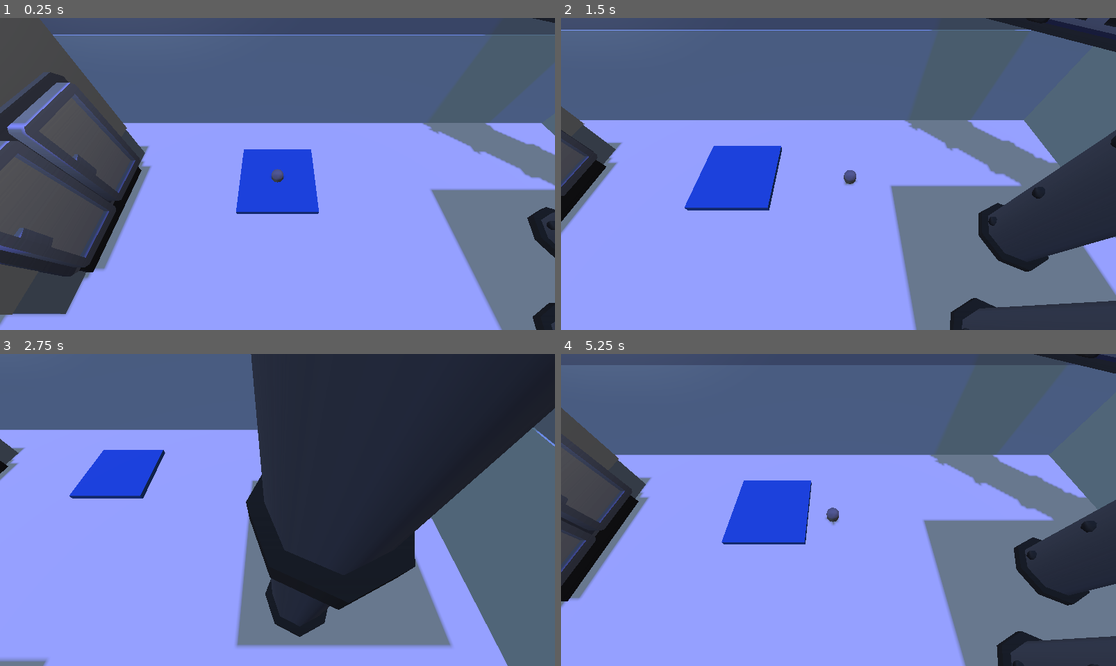
Above: before the commit, frames 1-4 (two rows, left to right).
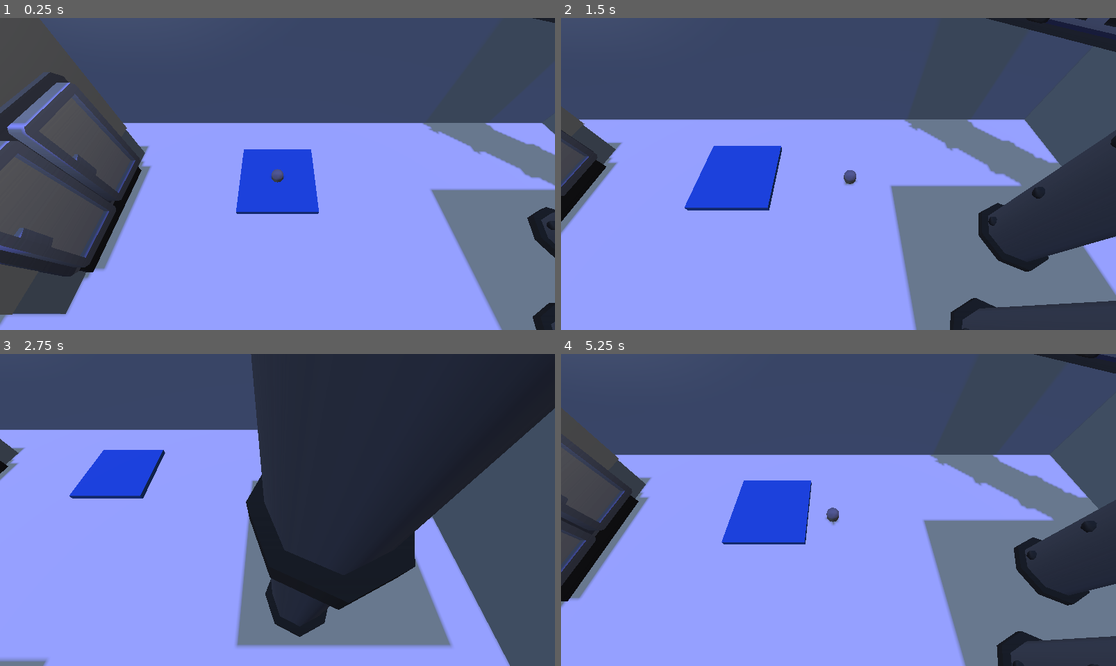
Above: after the commit, the same moments.

Repository: Devansh-Ruia/small-fry
Game: Godot game, scene res://rooms/room_01.tscn
Two runs of this game, one before a commit and one after it. Both use one fixed random seed, a clock stepped at 60 frames per second and the inputs below.
Inputs:
- Up to frame 1 (0.25 s): no input
- Up to frame 2 (1.5 s): tap Enter at 0.5 s; hold D (move_right) 0.53-1.28 s; hold Shift (run) 0.53-1.28 s; tap Space (jump) at 0.77 s; hold S (move_back) from 1.28 s (still down); tap Shift (run) at 1.35 s
- Up to frame 3 (2.75 s): tap Space (jump) at 1.52 s; release S (move_back) at 2.03 s; hold D (move_right) from 2.03 s (still down); hold Shift (run) from 2.03 s (still down)
- Up to frame 4 (5.25 s): release D (move_right) at 2.78 s; release Shift (run) at 2.78 s; hold W (move_forward) 2.78-3.53 s; tap Shift (run) at 2.85, 4.35 s; tap Space (jump) at 3.02, 3.77, 4.52 s; hold Shift (run) 3.53-4.28 s; hold A (move_left) 3.53-5.03 s; hold S (move_back) from 5.03 s (still down); hold Shift (run) from 5.03 s (still down)

The runs differ from the first frame. In frame 1, 20% of the frame differs, in the area x 9-100%, y 5-38%; in frame 2, 22%; in frame 3, 11%; in frame 4, 23%, in the area x 0-100%, y 3-47%.

Commit message:
Add footstep sound effects and import configurations
- Added footstepmouse_A.mp3 and its import configuration.
- Added footstepmouse_B.mp3 and its import configuration.
- Both audio files are set to not loop and have default parameters for BPM and beat count.

Diff:
--- a/project.godot
+++ b/project.godot
@@ -13,6 +13,10 @@
 config/name="small fry"
 run/main_scene="res://rooms/room_01.tscn"
 config/features=PackedStringArray("4.7", "GL Compatibility")
+
+[autoload]
+
+AudioManager="*res://soundtrack/audio_manager.gd"
 
 [input]
 
@@ -51,10 +55,6 @@
 ]
 }
 
-[autoload]
-
-AudioManager="*res://soundtrack/audio_manager.gd"
-
 [rendering]
 
 renderer/rendering_method="gl_compatibility"
--- a/rooms/room_01.tscn
+++ b/rooms/room_01.tscn
@@ -113,71 +113,35 @@
 size = Vector3(14, 4, 0.5)
 material = SubResource("StandardMaterial3D_ndj1q")
 
-[node name="WallNorth" type="CSGBox3D" parent="WallNorth" unique_id=1397097426 groups=["occluder"]]
-transform = Transform3D(1, 0, 0, 0, 1, 0, 0, 0, 1, 0, -2.026253, -0.022838593)
-use_collision = true
-size = Vector3(14, 4, 0.5)
-material = SubResource("StandardMaterial3D_c3uso")
-
 [node name="WallSouth" type="CSGBox3D" parent="." unique_id=340040545 groups=["occluder"]]
 transform = Transform3D(1, 0, 0, 0, 1, 0, 0, 0, 1, 0, 2, -7)
 use_collision = true
 size = Vector3(14, 4, 0.5)
 material = SubResource("StandardMaterial3D_xguks")
 
-[node name="WallSouth" type="CSGBox3D" parent="WallSouth" unique_id=296256148 groups=["occluder"]]
-transform = Transform3D(1, 0, 0, 0, 1, 0, 0, 0, 1, 0, -2.026991, 0.01735115)
-use_collision = true
-size = Vector3(14, 4, 0.5)
-material = SubResource("StandardMaterial3D_wukxh")
-
 [node name="WallEast" type="CSGBox3D" parent="." unique_id=1525574815 groups=["occluder"]]
 transform = Transform3D(1, 0, 0, 0, 1, 0, 0, 0, 1, 6.999267, 2.0000014, -0.0014896393)
 use_collision = true
 size = Vector3(0.5, 4, 14)
 material = SubResource("StandardMaterial3D_2at5u")
 
-[node name="WallEast" type="CSGBox3D" parent="WallEast" unique_id=78467819 groups=["occluder"]]
-transform = Transform3D(1, 0, 0, 0, 1, 0, 0, 0, 1, -0.031455994, -2.0215282, -4.7683716e-07)
-use_collision = true
-size = Vector3(0.5, 4, 14)
-material = SubResource("StandardMaterial3D_csjb1")
-
 [node name="WallWest" type="CSGBox3D" parent="." unique_id=1392249348 groups=["occluder"]]
 transform = Transform3D(1, 0, 0, 0, 1, 0, 0, 0, 1, -7, 2, 0)
 use_collision = true
 size = Vector3(0.5, 4, 14)
 material = SubResource("StandardMaterial3D_kany5")
 
-[node name="WallWest" type="CSGBox3D" parent="WallWest" unique_id=154989459 groups=["occluder"]]
-transform = Transform3D(1, 0, 0, 0, 1, 0, 0, 0, 1, 0.021453857, -2.0256987, 0.002147317)
-use_collision = true
-size = Vector3(0.5, 4, 14)
-material = SubResource("StandardMaterial3D_hlhbj")
-
-[node name="DivideRight" type="CSGBox3D" parent="." unique_id=1684030135 groups=["occluder"]]
-transform = Transform3D(1, 0, 0, 0, 1, 0, 0, 0, 1, 3.9158719, 2.002159, 0.0003247261)
-use_collision = true
-size = Vector3(6.1729493, 4, 0.5)
+[node name="DivideLeft" type="CSGBox3D" parent="." groups=["occluder"]]
+transform = Transform3D(1, 0, 0, 0, 1, 0, 0, 0, 1, -3.6, 2, 0)
+use_collision = true
+size = Vector3(6.8, 4, 0.5)
+material = SubResource("StandardMaterial3D_ykfov")
+
+[node name="DivideRight" type="CSGBox3D" parent="." groups=["occluder"]]
+transform = Transform3D(1, 0, 0, 0, 1, 0, 0, 0, 1, 3.6, 2, 0)
+use_collision = true
+size = Vector3(6.8, 4, 0.5)
 material = SubResource("StandardMaterial3D_a5cau")
-
-[node name="DivideRight" type="CSGBox3D" parent="DivideRight" unique_id=2110553678 groups=["occluder"]]
-transform = Transform3D(1, 0, 0, 0, 1, 0, 0, 0, 1, -0.013110161, -2.0241618, 0.0055236816)
-use_collision = true
-size = Vector3(6.8, 4, 0.5492554)
-material = SubResource("StandardMaterial3D_2qjcs")
-
-[node name="DivideLeft" type="CSGBox3D" parent="." unique_id=870469222 groups=["occluder"]]
-transform = Transform3D(1, 0, 0, 0, 1, 0, 0, 0, 1, -3.9459026, 2, 0.002124548)
-use_collision = true
-size = Vector3(6.1109376, 4, 0.5)
-material = SubResource("StandardMaterial3D_ykfov")
-
-[node name="DivideRight" type="CSGBox3D" parent="DivideLeft" unique_id=970875159 groups=["occluder"]]
-transform = Transform3D(1, 0, 0, 0, 1, 0, 0, 0, 1, 0.01658535, -2.0241618, 0.0055236816)
-use_collision = true
-size = Vector3(6.8, 4, 0.5492554)
-material = SubResource("StandardMaterial3D_2qjcs")
 
 [node name="ImmovableBox" type="CSGBox3D" parent="." unique_id=878234970]
 transform = Transform3D(1, 0, 0, 0, 1, 0, 0, 0, 1, 0.45740455, 0.4443792, -1.347004)
@@ -276,16 +240,16 @@
 target = NodePath("../Player")
 respawn_point = NodePath("../RespawnPoint")
 
-[node name="freezers-standing2" parent="." unique_id=1842537747 instance=ExtResource("3_l6miq")]
+[node name="freezers-standing2" parent="." unique_id=1842537747 instance=ExtResource("3_l6miq") groups=["occluder"]]
 transform = Transform3D(-9.5979125e-08, 0, 1.8257449, 0, 2.3616118, 0, -2.1957464, 0, -7.9805844e-08, -2.7504492, -0.0035908818, 3.2491908)
 
-[node name="freezers-standing3" parent="." unique_id=1663434530 instance=ExtResource("3_l6miq")]
+[node name="freezers-standing3" parent="." unique_id=1663434530 instance=ExtResource("3_l6miq") groups=["occluder"]]
 transform = Transform3D(-9.5979125e-08, 0, -1.8257449, 0, 2.3616118, 0, 2.1957464, 0, -7.9805844e-08, 2.5144978, -0.0035908818, 4.035033)
 
-[node name="freezers-standing4" parent="." unique_id=208726639 instance=ExtResource("3_l6miq")]
+[node name="freezers-standing4" parent="." unique_id=208726639 instance=ExtResource("3_l6miq") groups=["occluder"]]
 transform = Transform3D(-9.5979125e-08, 0, 1.8257447, 0, 2.361612, 0, -2.1957464, 0, -7.980584e-08, -2.7081466, -0.0035908818, -4.2616863)
 
-[node name="freezers-standing5" parent="." unique_id=1688566719 instance=ExtResource("3_l6miq")]
+[node name="freezers-standing5" parent="." unique_id=1688566719 instance=ExtResource("3_l6miq") groups=["occluder"]]
 transform = Transform3D(-9.5979125e-08, 0, 1.8257447, 0, 2.361612, 0, -2.1957464, 0, -7.980584e-08, -2.7081466, 3.354077, -4.2616863)
 
 [node name="Lights" type="Node" parent="." unique_id=266752622]
@@ -302,91 +266,91 @@
 transform = Transform3D(1, 0, 0, 0, 0.0146475155, 0.9998928, 0, -0.9998927, 0.014647516, 1.8954477, 3.3060527, 4.125614)
 area_size = Vector2(0.6627259, 2.5316567)
 
-[node name="pipe-large-long3" parent="." unique_id=226418404 instance=ExtResource("4_11117")]
+[node name="pipe-large-long3" parent="." unique_id=226418404 instance=ExtResource("4_11117") groups=["occluder"]]
 transform = Transform3D(-5.246275e-08, 0, -1.0150806, 0, 1.1275644, 0, 1.2002078, 0, -4.437058e-08, 4.2817755, 2.3334715, 1.363089)
 
-[node name="pipe-large-long5" parent="." unique_id=46072765 instance=ExtResource("4_11117")]
+[node name="pipe-large-long5" parent="." unique_id=46072765 instance=ExtResource("4_11117") groups=["occluder"]]
 transform = Transform3D(2.2932197e-15, 4.9287408e-08, -1.0150806, 1.2002078, -4.9287408e-08, 0, -5.246275e-08, -1.1275644, -4.437058e-08, 3.9486065, 1.186913, -1.7379609)
 
-[node name="pipe-large-long6" parent="." unique_id=103020421 instance=ExtResource("4_11117")]
+[node name="pipe-large-long6" parent="." unique_id=103020421 instance=ExtResource("4_11117") groups=["occluder"]]
 transform = Transform3D(2.2932197e-15, 4.9287408e-08, -1.0150806, 1.2002078, -4.9287408e-08, 0, -5.246275e-08, -1.1275644, -4.437058e-08, 3.9486065, 3.531023, -1.7379609)
 
-[node name="pipe-large-long7" parent="." unique_id=1092887706 instance=ExtResource("4_11117")]
+[node name="pipe-large-long7" parent="." unique_id=1092887706 instance=ExtResource("4_11117") groups=["occluder"]]
 transform = Transform3D(2.2932197e-15, 4.9287408e-08, -1.0150806, 1.2002078, -4.9287408e-08, 0, -5.246275e-08, -1.1275644, -4.437058e-08, 4.9153986, 1.1869128, -3.2159638)
 
-[node name="pipe-large-long8" parent="." unique_id=1287100172 instance=ExtResource("4_11117")]
+[node name="pipe-large-long8" parent="." unique_id=1287100172 instance=ExtResource("4_11117") groups=["occluder"]]
 transform = Transform3D(2.2932197e-15, 4.9287408e-08, -1.0150806, 1.2002078, -4.9287408e-08, 0, -5.246275e-08, -1.1275644, -4.437058e-08, 4.9153986, 3.5310228, -3.2159638)
 
-[node name="pipe-large-long4" parent="." unique_id=1764588888 instance=ExtResource("4_11117")]
+[node name="pipe-large-long4" parent="." unique_id=1764588888 instance=ExtResource("4_11117") groups=["occluder"]]
 transform = Transform3D(-5.2462735e-08, 0, 1.0150806, 0, 1.1275642, 0, -1.2002075, 0, -4.437058e-08, -4.335786, 2.6722057, -1.4502509)
 
-[node name="pipe-large-long9" parent="." unique_id=949323564 instance=ExtResource("4_11117")]
+[node name="pipe-large-long9" parent="." unique_id=949323564 instance=ExtResource("4_11117") groups=["occluder"]]
 transform = Transform3D(-5.2462735e-08, 0, 1.0150806, 0, 1.1275642, 0, -1.2002075, 0, -4.437058e-08, -4.335786, 2.6722057, 1.419452)
 
-[node name="machine-fortified2" parent="." unique_id=1039099677 instance=ExtResource("5_dhk51")]
+[node name="machine-fortified2" parent="." unique_id=1039099677 instance=ExtResource("5_dhk51") groups=["occluder"]]
 transform = Transform3D(-4.371139e-08, 0, 1, 0, 1, 0, -1, 0, -4.371139e-08, 0.028345585, 1.1990472, 0.12114)
 
-[node name="conveyor2" parent="." unique_id=585330958 instance=ExtResource("6_r1ded")]
+[node name="conveyor2" parent="." unique_id=585330958 instance=ExtResource("6_r1ded") groups=["occluder"]]
 transform = Transform3D(-4.371139e-08, 0, 1, 0, 1, 0, -1, 0, -4.371139e-08, 0.031766936, 0.9642234, 0.12127864)
 
-[node name="conveyor3" parent="." unique_id=1576634489 instance=ExtResource("6_r1ded")]
+[node name="conveyor3" parent="." unique_id=1576634489 instance=ExtResource("6_r1ded") groups=["occluder"]]
 transform = Transform3D(-4.371139e-08, 0, 1, 0, 1, 0, -1, 0, -4.371139e-08, 0.031766936, 0.9642234, -0.94750714)
 
-[node name="conveyor4" parent="." unique_id=787534848 instance=ExtResource("6_r1ded")]
+[node name="conveyor4" parent="." unique_id=787534848 instance=ExtResource("6_r1ded") groups=["occluder"]]
 transform = Transform3D(-4.371139e-08, 0, 1, 0, 1, 0, -1, 0, -4.371139e-08, 0.031766936, 0.9642234, 1.2387612)
 
-[node name="conveyor-bars-fence2" parent="." unique_id=1124725981 instance=ExtResource("7_6peq8")]
+[node name="conveyor-bars-fence2" parent="." unique_id=1124725981 instance=ExtResource("7_6peq8") groups=["occluder"]]
 transform = Transform3D(-4.371139e-08, 0, 1, 0, 1, 0, -1, 0, -4.371139e-08, 0.008761823, 0.86652005, -0.933018)
 
-[node name="conveyor-bars-fence3" parent="." unique_id=139755733 instance=ExtResource("7_6peq8")]
+[node name="conveyor-bars-fence3" parent="." unique_id=139755733 instance=ExtResource("7_6peq8") groups=["occluder"]]
 transform = Transform3D(-4.371139e-08, 0, 1, 0, 1, 0, -1, 0, -4.371139e-08, 0.008761823, 0.86652005, -0.009909093)
 
-[node name="conveyor6" parent="." unique_id=343041363 instance=ExtResource("6_r1ded")]
+[node name="conveyor6" parent="." unique_id=343041363 instance=ExtResource("6_r1ded") groups=["occluder"]]
 transform = Transform3D(-0.7239593, 0, 0.68984264, 0, 1, 0, -0.68984264, 0, -0.7239593, 7.0329075, 2.412629, -4.1847954)
 
-[node name="conveyor-bars-fence5" parent="." unique_id=3436637 instance=ExtResource("7_6peq8")]
+[node name="conveyor-bars-fence5" parent="." unique_id=3436637 instance=ExtResource("7_6peq8") groups=["occluder"]]
 transform = Transform3D(-0.7239593, 0, 0.68984264, 0, 1, 0, -0.68984264, 0, -0.7239593, 7.0275273, 2.314926, -4.1581454)
 
-[node name="conveyor-bars-fence6" parent="." unique_id=1017748216 instance=ExtResource("7_6peq8")]
+[node name="conveyor-bars-fence6" parent="." unique_id=1017748216 instance=ExtResource("7_6peq8") groups=["occluder"]]
 transform = Transform3D(-0.7239593, 0, 0.68984264, 0, 1, 0, -0.68984264, 0, -0.7239593, 7.6958203, 2.314926, -3.5213456)
 
-[node name="conveyor7" parent="." unique_id=1892592079 instance=ExtResource("6_r1ded")]
+[node name="conveyor7" parent="." unique_id=1892592079 instance=ExtResource("6_r1ded") groups=["occluder"]]
 transform = Transform3D(-0.7239593, 0, 0.68984264, 0, 1, 0, -0.68984264, 0, -0.7239593, 6.40696, 2.412629, -4.781245)
 
-[node name="conveyor8" parent="." unique_id=122039774 instance=ExtResource("6_r1ded")]
+[node name="conveyor8" parent="." unique_id=122039774 instance=ExtResource("6_r1ded") groups=["occluder"]]
 transform = Transform3D(-0.7239593, 0, 0.68984264, 0, 1, 0, -0.68984264, 0, -0.7239593, 5.6332026, 2.412629, -5.518539)
 
-[node name="conveyor-bars-fence7" parent="." unique_id=1493237042 instance=ExtResource("7_6peq8")]
+[node name="conveyor-bars-fence7" parent="." unique_id=1493237042 instance=ExtResource("7_6peq8") groups=["occluder"]]
 transform = Transform3D(-0.7239593, 0, 0.68984264, 0, 1, 0, -0.68984264, 0, -0.7239593, 5.6278224, 2.314926, -5.491889)
 
-[node name="conveyor-bars-fence8" parent="." unique_id=1405548847 instance=ExtResource("7_6peq8")]
+[node name="conveyor-bars-fence8" parent="." unique_id=1405548847 instance=ExtResource("7_6peq8") groups=["occluder"]]
 transform = Transform3D(-0.7239593, 0, 0.68984264, 0, 1, 0, -0.68984264, 0, -0.7239593, 6.2961154, 2.314926, -4.8550897)
 
-[node name="conveyor9" parent="." unique_id=175203164 instance=ExtResource("6_r1ded")]
+[node name="conveyor9" parent="." unique_id=175203164 instance=ExtResource("6_r1ded") groups=["occluder"]]
 transform = Transform3D(-0.7239593, 0, 0.68984264, 0, 1, 0, -0.68984264, 0, -0.7239593, 5.033963, 2.412629, -6.0895395)
 
-[node name="conveyor10" parent="." unique_id=1597615929 instance=ExtResource("6_r1ded")]
+[node name="conveyor10" parent="." unique_id=1597615929 instance=ExtResource("6_r1ded") groups=["occluder"]]
 transform = Transform3D(-0.7239593, 0, 0.68984264, 0, 1, 0, -0.68984264, 0, -0.7239593, 4.2602057, 2.412629, -6.8268337)
 
-[node name="conveyor-bars-fence9" parent="." unique_id=825659343 instance=ExtResource("7_6peq8")]
+[node name="conveyor-bars-fence9" parent="." unique_id=825659343 instance=ExtResource("7_6peq8") groups=["occluder"]]
 transform = Transform3D(-0.7239593, 0, 0.68984264, 0, 1, 0, -0.68984264, 0, -0.7239593, 4.2548256, 2.314926, -6.8001833)
 
-[node name="conveyor-bars-fence10" parent="." unique_id=657799249 instance=ExtResource("7_6peq8")]
+[node name="conveyor-bars-fence10" parent="." unique_id=657799249 instance=ExtResource("7_6peq8") groups=["occluder"]]
 transform = Transform3D(-0.7239593, 0, 0.68984264, 0, 1, 0, -0.68984264, 0, -0.7239593, 4.923119, 2.314926, -6.1633835)
 
-[node name="conveyor11" parent="." unique_id=750440320 instance=ExtResource("6_r1ded")]
+[node name="conveyor11" parent="." unique_id=750440320 instance=ExtResource("6_r1ded") groups=["occluder"]]
 transform = Transform3D(-0.7239593, 0, 0.68984264, 0, 1, 0, -0.68984264, 0, -0.7239593, 8.545313, 2.4126287, -1.4665134)
 
-[node name="conveyor12" parent="." unique_id=594960 instance=ExtResource("6_r1ded")]
+[node name="conveyor12" parent="." unique_id=594960 instance=ExtResource("6_r1ded") groups=["occluder"]]
 transform = Transform3D(-0.7239593, 0, 0.68984264, 0, 1, 0, -0.68984264, 0, -0.7239593, 7.771555, 2.4126287, -2.203807)
 
-[node name="conveyor-bars-fence11" parent="." unique_id=627638301 instance=ExtResource("7_6peq8")]
+[node name="conveyor-bars-fence11" parent="." unique_id=627638301 instance=ExtResource("7_6peq8") groups=["occluder"]]
 transform = Transform3D(-0.7239593, 0, 0.68984264, 0, 1, 0, -0.68984264, 0, -0.7239593, 7.766175, 2.3149257, -2.1771574)
 
-[node name="conveyor-bars-fence12" parent="." unique_id=448621496 instance=ExtResource("7_6peq8")]
+[node name="conveyor-bars-fence12" parent="." unique_id=448621496 instance=ExtResource("7_6peq8") groups=["occluder"]]
 transform = Transform3D(-0.7239593, 0, 0.68984264, 0, 1, 0, -0.68984264, 0, -0.7239593, 8.434468, 2.3149257, -1.5403574)
 
-[node name="conveyor-bars-fence4" parent="." unique_id=1401418582 instance=ExtResource("7_6peq8")]
+[node name="conveyor-bars-fence4" parent="." unique_id=1401418582 instance=ExtResource("7_6peq8") groups=["occluder"]]
 transform = Transform3D(-4.371139e-08, 0, 1, 0, 1, 0, -1, 0, -4.371139e-08, 0.008761823, 0.86652005, 0.7756643)
 
 [node name="SqueezeArea" type="Area3D" parent="."]
Not shown, added: soundtrack/footstepmouse_A.mp3.import
Not shown, added: soundtrack/footstepmouse_B.mp3.import
Not shown, changed: .gitignore
Not shown, changed: build/web/index.html
Not shown, changed: build/web/index.pck
Not shown, added: soundtrack/footstepmouse_A.mp3
Not shown, added: soundtrack/footstepmouse_B.mp3
